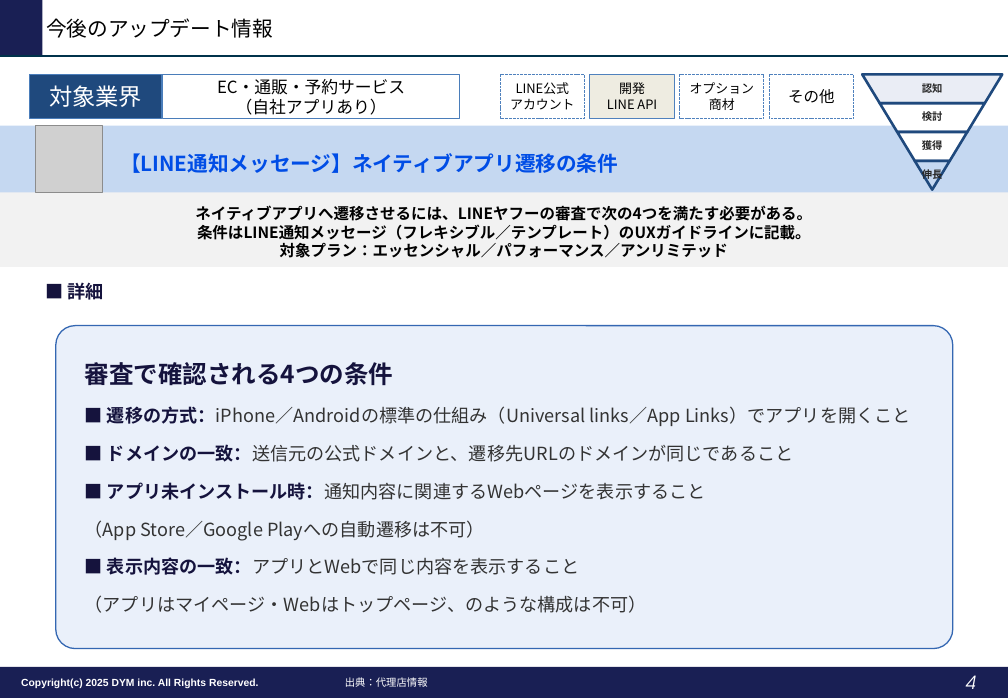
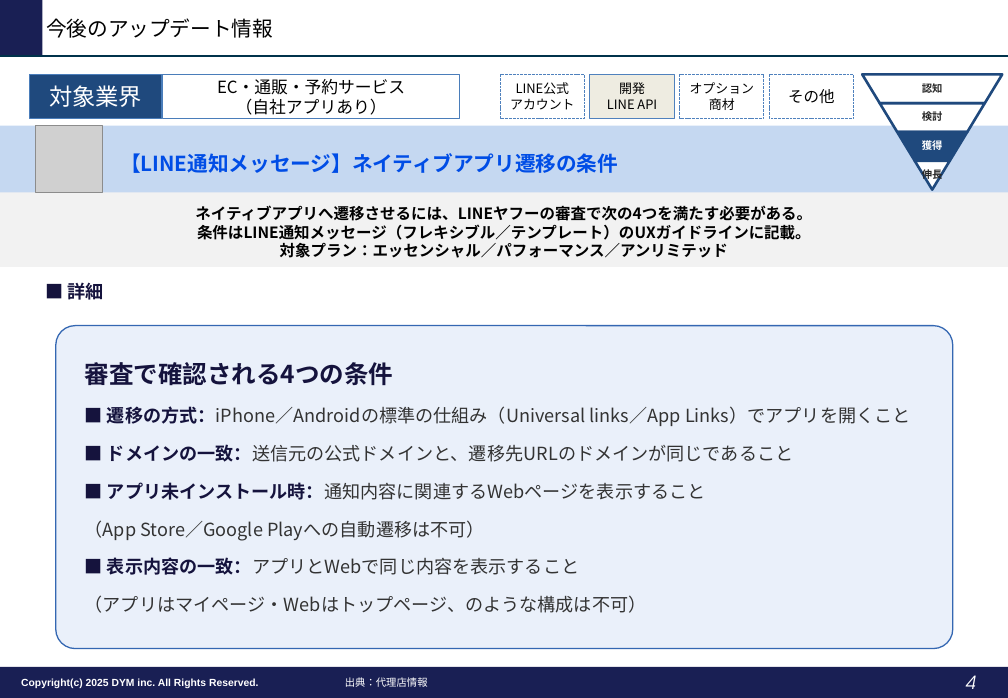
Before and after one commit to tonomura-r-dev/folder, a slide deck: slide 4 of LINEOA媒体最新情報_2026年10月トレンドレポート.pptx. Drawn at 1008x698 pixels with LibreOffice and Linux fonts; fonts in the diff are those of the drawing; grey boxes stand for pictures; background and template pictures are left out. Boxes give left, top, right and bottom in pixels: in the first picture for what was removed or moved away, otherwise in the second. Text is boxed around its words. In the diff, an @@ line names an element or a change of style, - is before the commit and + after.

```diff
--- a/LINEOA媒体最新情報_2026年10月トレンドレポート.pptx
+++ b/LINEOA媒体最新情報_2026年10月トレンドレポート.pptx
@@ trapezoid at bbox=[863, 74, 1003, 103]: fill #EAEDF5 to #FFFFFF @@
@@ trapezoid at bbox=[897, 132, 967, 161]: fill #FFFFFF to #1F497D @@
@@ text "獲得" at bbox=[922, 139, 943, 153]: text colour #262626 to #FFFFFF @@
@@ trapezoid at bbox=[915, 161, 950, 190]: fill none to #FFFFFF @@
```
Also in this commit, not shown: 4 other slides changed, 2 other files.
